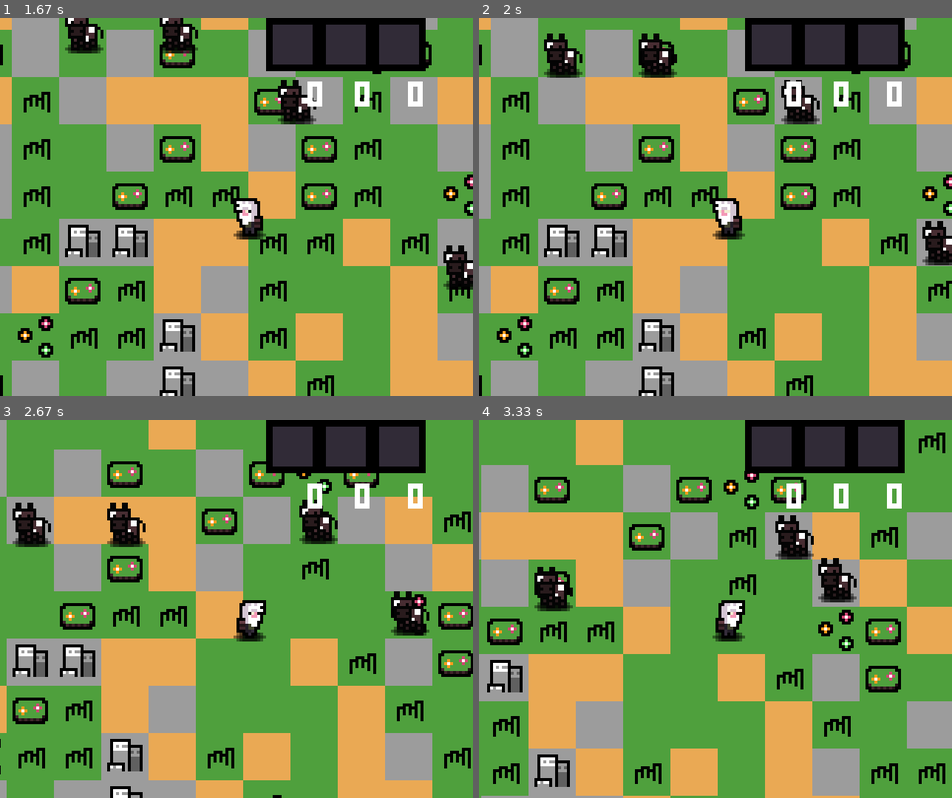
Above: before the commit, frames 1-4 (two rows, left to right).
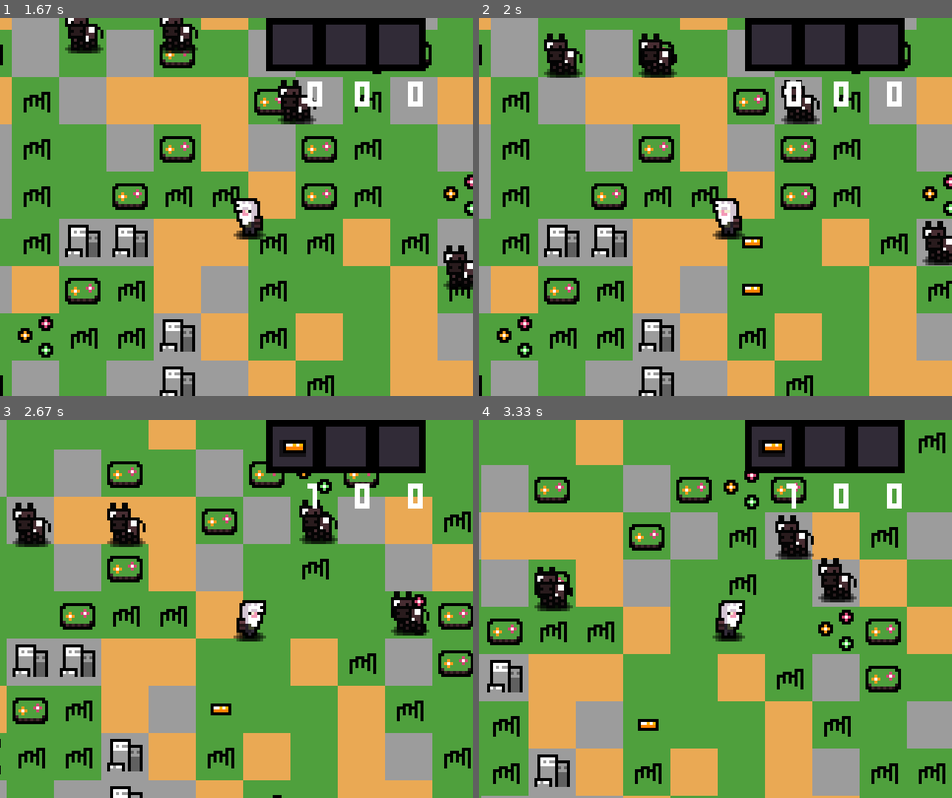
Above: after the commit, the same moments.

Repository: evilrise7/hostage
Game: pygame game, started from yandexpygame.py
The game is run twice, just before and just after one commit, with the same random seed, the same clock (stepped at 60 frames per second) and the same inputs.
Inputs (mouse positions are in pixels of both pictures, inside the frame that each line leads up to):
- Up to frame 1 (1.67 s): click "Start Game" at 0.38 s; click "MARTIN" at 0.72 s; click "EASY" at 1.05 s; tap Space at 1.33 s
- Up to frame 2 (2 s): tap Space at 1.67 s
- Up to frame 3 (2.67 s): hold D 2-2.47 s; move the mouse to (245, 480) at 2.03 s; tap Space at 2.07, 2.37, 2.57 s; hold W from 2.5 s (still down); move the mouse to (66, 597) at 2.53 s
- Up to frame 4 (3.33 s): release W at 2.8 s; hold D 2.83-3.3 s; move the mouse to (720, 650) at 2.87 s; tap Space at 2.9, 3.2 s

Frame 1 is identical in both runs. In frame 2, 0.3% of the frame differs, in the area x 55-60%, y 57-74%; in frame 3, 0.6%, in the area x 44-69%, y 5-79%; in frame 4, 0.6%.

Commit message:
Дроп вероятность

Diff:
--- a/yandexpygame.py
+++ b/yandexpygame.py
@@ -288,6 +288,12 @@
         posx = 0
         posy = 0
 
+        self.gold = 0
+        self.silver_sword = 0
+        self.is_gold_sword = random.randint(0, 100)
+        self.is_silver_sword = random.randint(0, 100)
+        self.gold_sword = 0
+
         quarter = random.randint(1, 4)
 
         if quarter == 1:
@@ -422,10 +428,20 @@
 
     def append_drop(self, x, y):
         b = random.randint(0, 100)
-        if b == 0:
-            self.drop.append(Drop("gold", self.player, x, y))
-        if b == 100:
-            self.drop.append(Drop("silver_sword", self.player, x, y))
+        if self.is_gold_sword < 50:
+            if b < 30 and self.gold < 2:
+                self.drop.append(Drop("gold", self.player, x, y))
+                self.gold += 1
+
+        if self.is_gold_sword >= 50:
+            if b >= 70 and self.gold_sword < 1:
+                self.drop.append(Drop("gold_sword", self.player, x, y))
+                self.gold_sword += 1
+
+        if self.is_silver_sword >= 50:
+            if b == 100 and self.silver_sword < 1:
+                self.drop.append(Drop("silver_sword", self.player, x, y))
+                self.silver_sword += 1
 
     def run(self):
         self.world.render()
@@ -506,7 +522,8 @@
                             del self.drop[self.tmplist[i]]
 
                     self.tmplist.clear()
-                    print(self.inventory.inv)
+
+                    print(self.inventory.inv, self.is_silver_sword, self.is_gold_sword)
                     # Сверху, очистки блок
 
                     if not self.pause:
@@ -866,10 +883,24 @@
         for i in range(self.w):
             if self.inv[0][i] == 0:
                 Inventory_Tile('empty', i)
+
             if self.inv[0][i] == "gold":
                 Inventory_Tile('gold', i)
+
             if self.inv[0][i] == "silver_sword":
                 Inventory_Tile('silver_sword', i)
+
+            if self.inv[0][i] == "gold_sword":
+                Inventory_Tile('gold_sword', i)
+
+            if self.inv[0][i] == "meat":
+                Inventory_Tile('meat', i)
+
+            if self.inv[0][i] == "eyes":
+                Inventory_Tile('eyes', i)
+
+            if self.inv[0][i] == "meat_block":
+                Inventory_Tile('meat_block', i)
 
         self.element1 = start_menu_text.render(str(self.inv[1][0]), 0, (255, 255, 255))
         self.element2 = start_menu_text.render(str(self.inv[1][1]), 0, (255, 255, 255))
